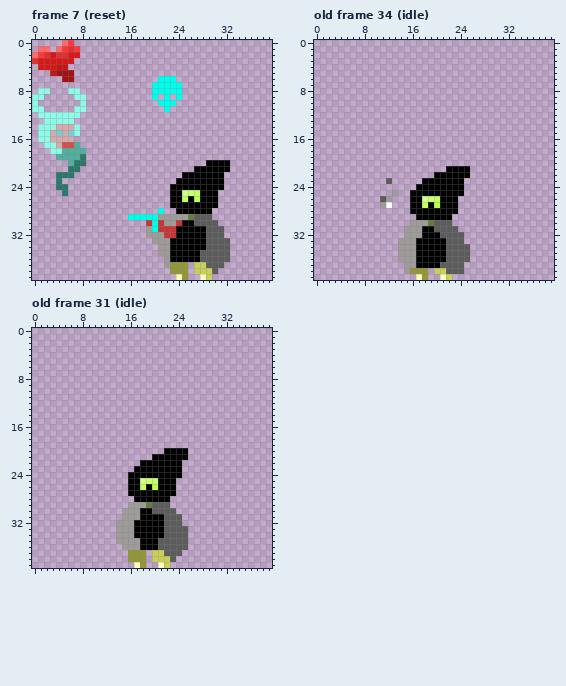
Two versions of one pixel-art file, Assests/Entities/player.ase. Above, as it was before the edit.
40x40 pixels, 53 frames. Colours within 5 levels of each other are drawn and written as one. Shown: frame 7 (reset), old frame 34 (idle), old frame 31 (idle). The commit also changed other frames, which this record leaves out.
New version:
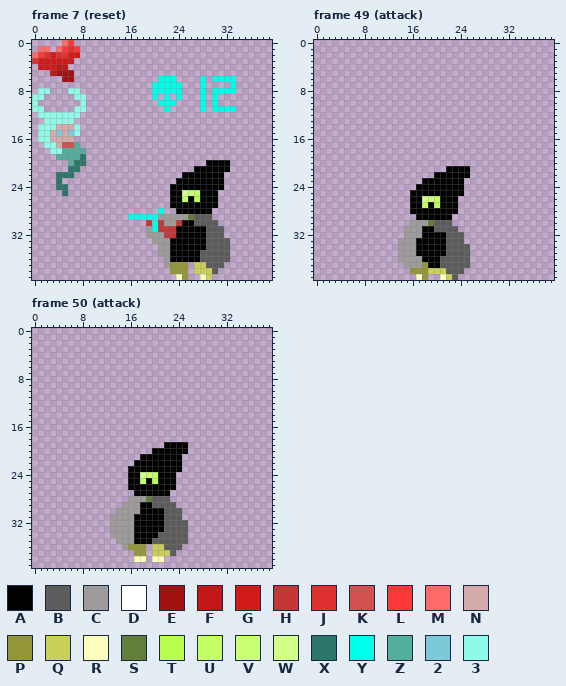
Palette (. is transparent): A #000000  B #5c5c5c  C #a09b9b  D #ffffff  E #a31212  F #c31616  G #d41919  H #c53636  J #e13030  K #d45050  L #fc3838  M #ff6a6a  N #d4abab  P #939737  Q #cacf5a  R #fcffbc  S #637d3a  T #baff4e  U #c3ff64  V #c9ff74  W #d1ff89  X #2c776b  Y #00ffea  Z #53ae9e  2 #7bc9d9  3 #90fae8
A new or re-ordered frame is compared with the old frame closest to it.
Difference:
frames 53 -> 54
Frame 7 (reset), layer "Body":
y 6: x 28 . -> Y; x 30..33 .... -> YYYY
y 7: x 28 . -> Y; x 33 . -> Y
y 8: x 28 . -> Y; x 30..33 .... -> YYYY
y 9..10: x 28 . -> Y; x 30 . -> Y
y 11: x 28 . -> Y; x 30..33 .... -> YYYY
Frame 49 (attack) is new; against old frame 34 (idle), layer "Body":
y 23: x 12 B -> .
y 25: x 13 C -> .
y 26: x 11..12 BC -> ..
y 27: x 11..12 CD -> ..
y 32: x 21 B -> A
y 36: x 17 A -> C; x 21 A -> B
y 37: x 17..18 AA -> CP; x 25 . -> B
y 38: x 15 C -> .; x 19 . -> Q
y 39: x 23 . -> B
Frame 50 (attack) is new; against old frame 31 (idle), layer "Body":
y 19: x 22..25 .... -> AAAA
y 20: x 20..21 .. -> AA
y 21: x 18..19 .. -> AA; x 25 A -> .
y 22: x 17 . -> A
y 23: x 16 . -> A
y 24: x 18..20 AAA -> WVU; x 24 A -> .
y 25: x 18..20 WVU -> UAT
y 26: x 18 U -> A; x 20 T -> A
y 27: x 16 A -> .; x 23 A -> .
y 28: x 16..22 .AAAAAA -> CCCSBBB
y 29: x 15 . -> C; x 18..19 CS -> AA; x 23 . -> B
y 30: x 14 . -> C; x 20..21 BB -> AA; x 24 . -> B
y 31: x 13..14 .. -> CC; x 17 C -> A
y 32: x 13 . -> C; x 25 . -> B
y 33: x 13 . -> C
y 34: x 13 . -> C; x 21 A -> B
y 35: x 17 C -> A; x 20 A -> B
y 36: x 16..21 CCAAAB -> PPP.QQ; x 25 B -> .
y 37: x 16 P -> .; x 22 B -> Q; x 24 B -> .
y 38: x 16..18 PPP -> .RR; x 20..23 QQQB -> RR..
y 39: x 17..18 RP -> ..; x 21..22 RQ -> ..
Boxes around the changes in both pictures, in picture pixels (x1, y1, x2, y2):
added: (200, 76, 236, 112)
erased: (380, 178, 398, 208)
changed: (440, 232, 446, 238)
changed: (404, 256, 470, 280)
changed: (110, 442, 188, 568)
